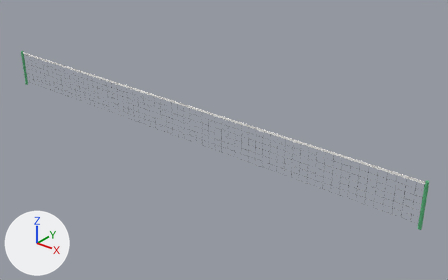
One commit to the glTF model modules/assets/internal/models/sport/sport.pitch.tennis_net.glb: the scene before it, then after it.
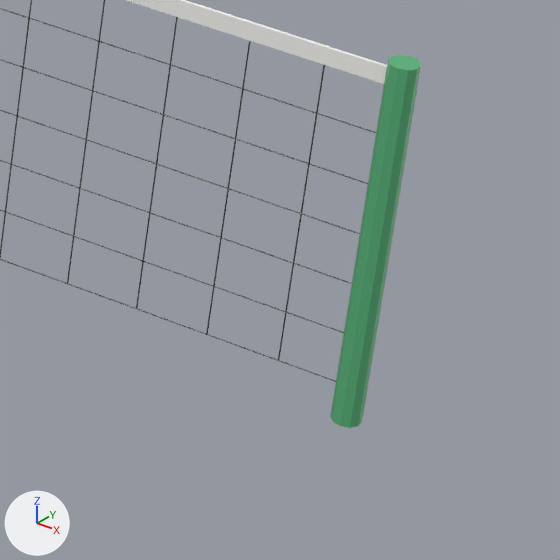
The first picture shows the older version from a camera (50 mm lens) standing at (9.8, -10.4, 6.9) and looking at (1.03, 0.56, 0.1). The close-ups show the older and then the newer version on the part from 83% to 100% of the width and 62% to 88% of the height of that picture. Only the edits that show in the close-ups are written down. Every picture has the same lights, and +X, +Y and +Z are marked at lower left.

The first close-up shows 'main__fabric_white', 'main__plastic_black', 'main__plastic_green'.
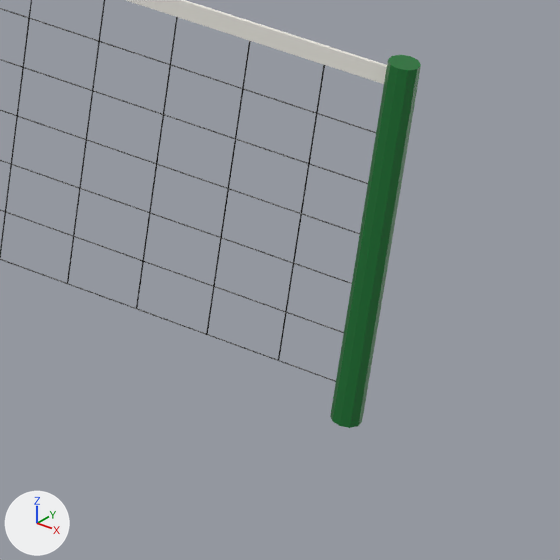
What changed in the scene script:
```text
Change mat_plastic_green:
    mat_plastic_green.base_color: (0.1, 0.45, 0.2) -> (0.01, 0.171, 0.0331)  # green #59b37c -> dark green #197333
```

What differs and where, as boxes (x1, y1, x2, y2) in the close-ups (560 x 560 px):
'main__plastic_green', recoloured (green to dark green): (330, 55, 421, 428) in both
